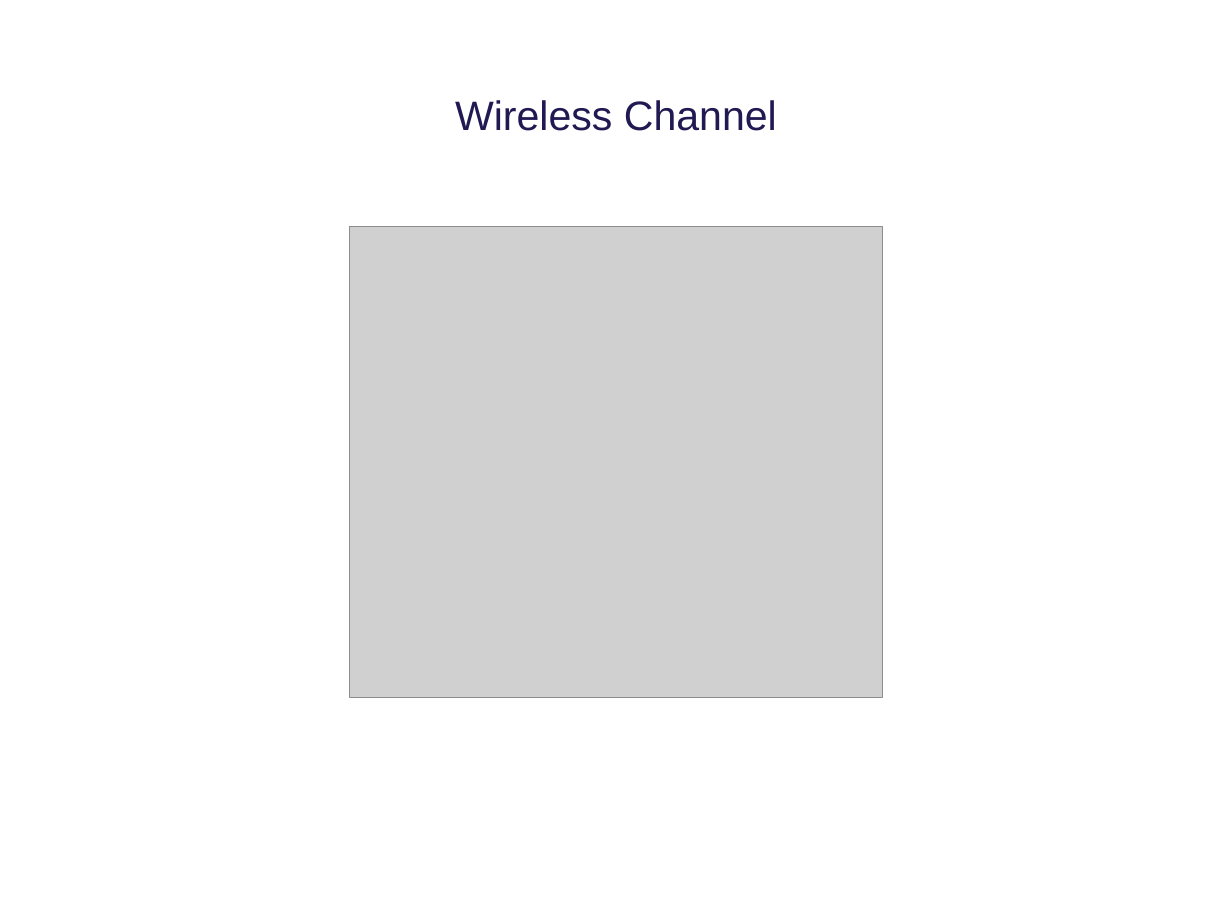
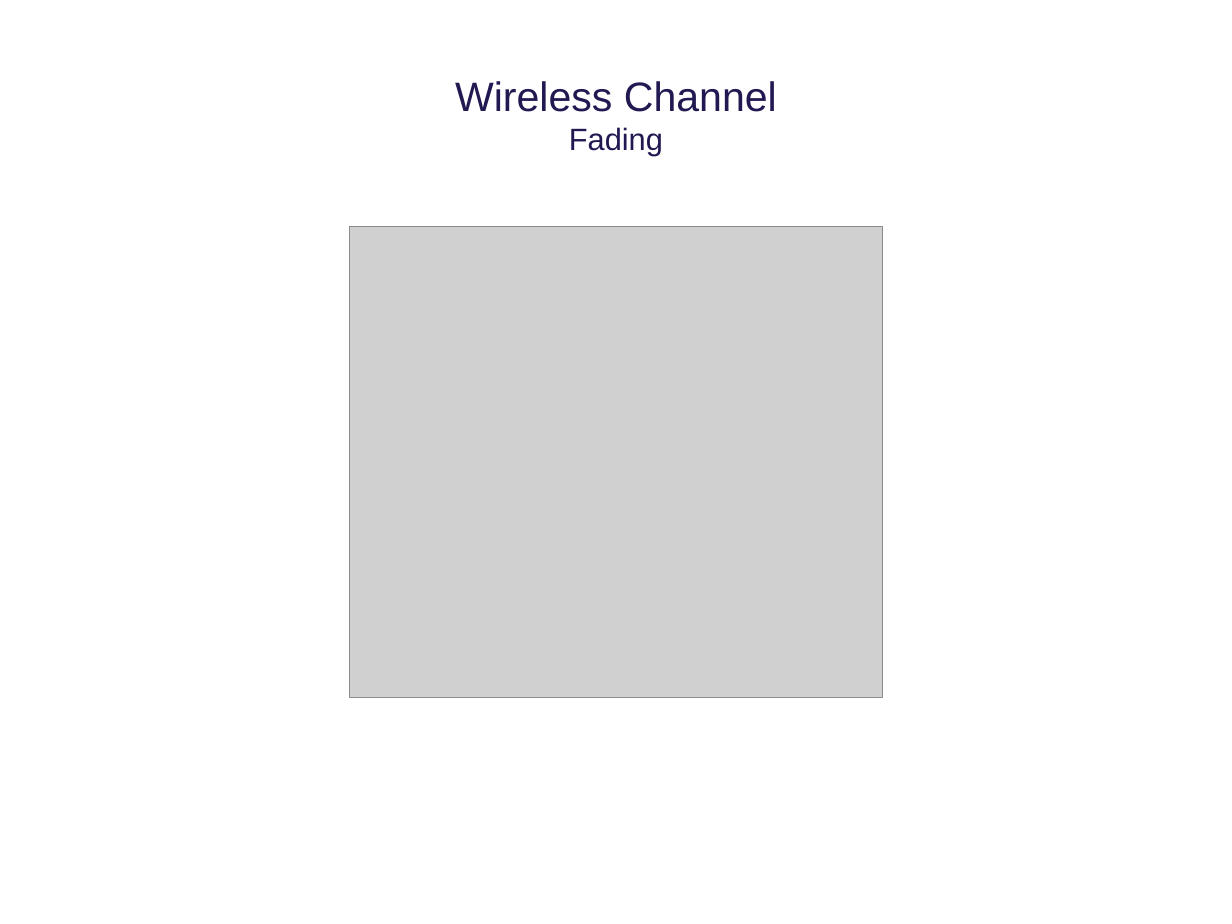
Before and after one commit to tkjj13/P8, a slide deck: slide 6 of ppt/final.pptx. Drawn at 1232x924 pixels with LibreOffice and Linux fonts; fonts in the diff are those of the drawing; grey boxes stand for pictures; background and template pictures are left out. Boxes give left, top, right and bottom in pixels: in the first picture for what was removed or moved away, otherwise in the second. Text is boxed around its words. In the diff, an @@ line names an element or a change of style, - is before the commit and + after.

```diff
--- a/ppt/final.pptx
+++ b/ppt/final.pptx
@@ title at (455, 81, 777, 156): text changed @@
-Wireless Channel
+Wireless Channel
+Fading
```
Also in this commit, not shown: 5 other slides changed, 1 slide added, 1 slide removed.
